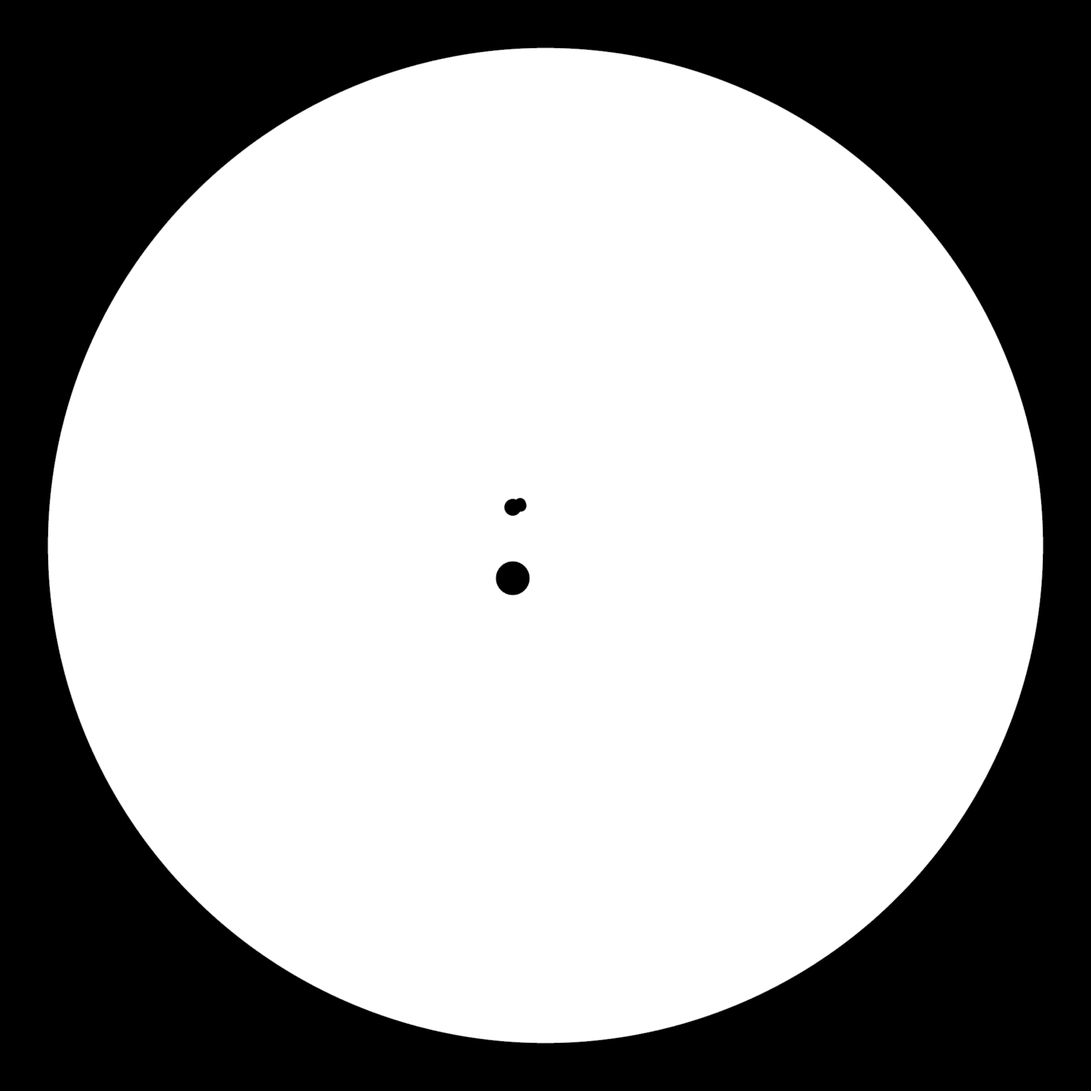
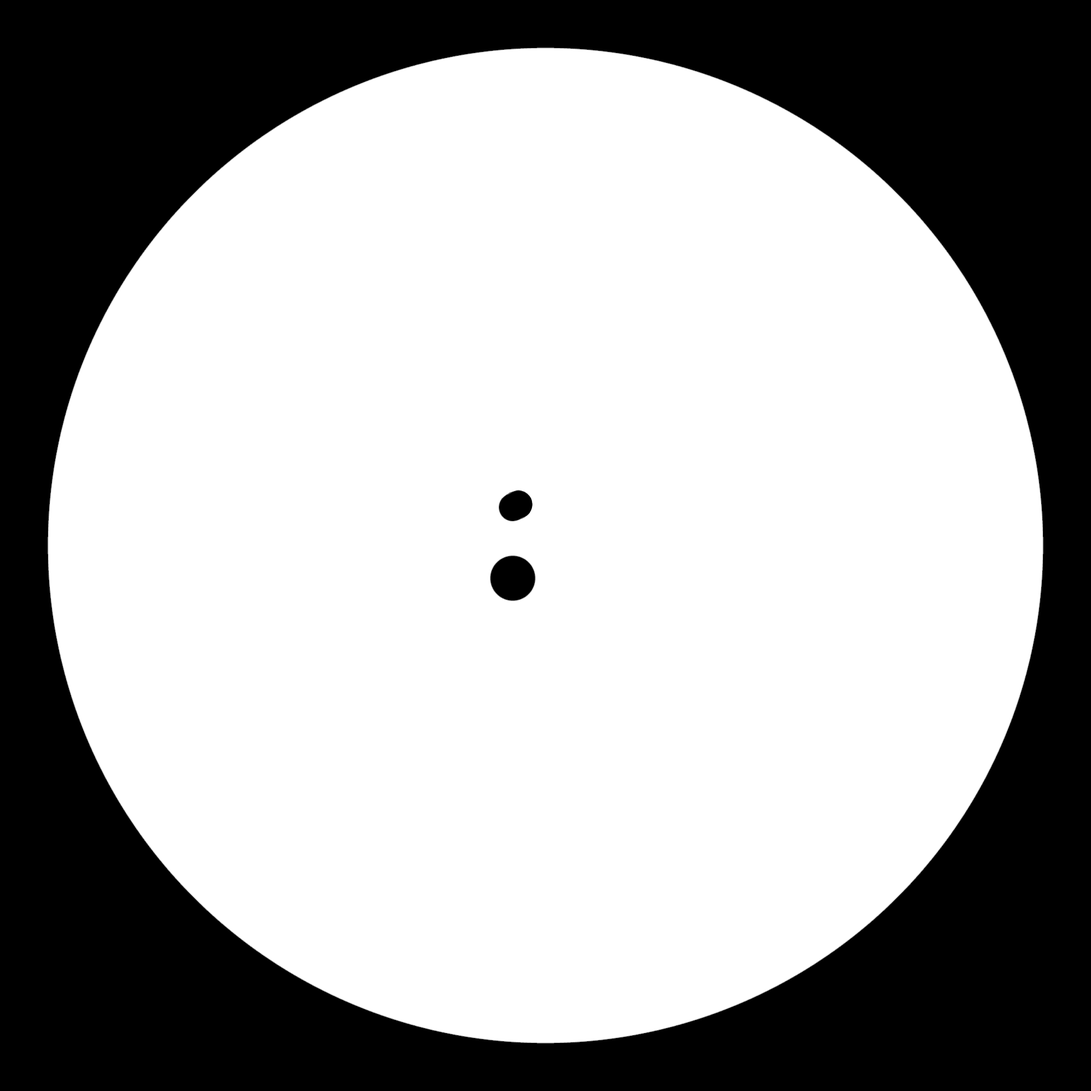
Layer changes from the first 1091×1091 image to the second:
painted on "Background" over left=490, top=490, right=536, bottom=602
